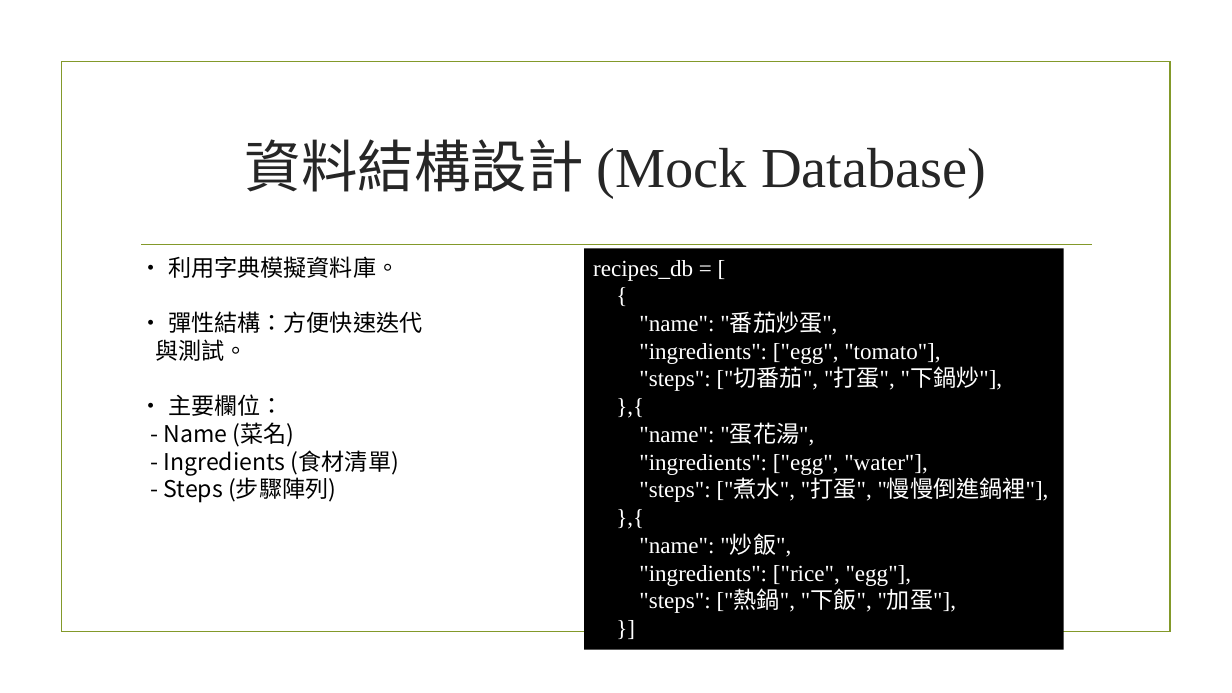
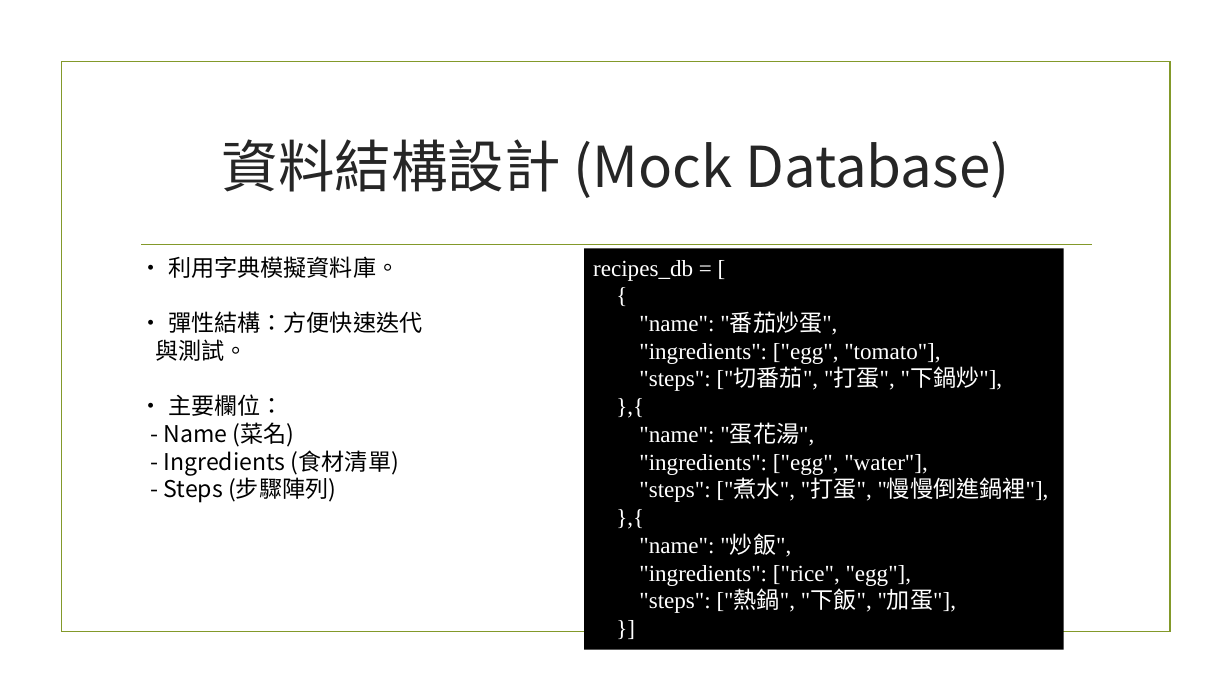
Before and after one commit to megan950628-tech/Final_report_recipe1, a slide deck: slide 4 of 智慧食譜推薦系統：後端架構.pptx (slide 3 before the commit). Drawn at 1232x693 pixels with LibreOffice and Linux fonts; fonts in the diff are those of the drawing; background and template pictures are left out. Boxes give left, top, right and bottom in pixels: in the first picture for what was removed or moved away, otherwise in the second. Text is boxed around its words. In the diff, an @@ line names an element or a change of style, - is before the commit and + after.

```diff
--- a/智慧食譜推薦系統：後端架構.pptx
+++ b/智慧食譜推薦系統：後端架構.pptx
@@ title "資料結構設計 (Mock Database)" at box(222, 139, 1009, 198): font Times New Roman to Noto Sans CJK SC @@
```
Also in this commit, not shown: 4 other slides changed, 7 slides added.
